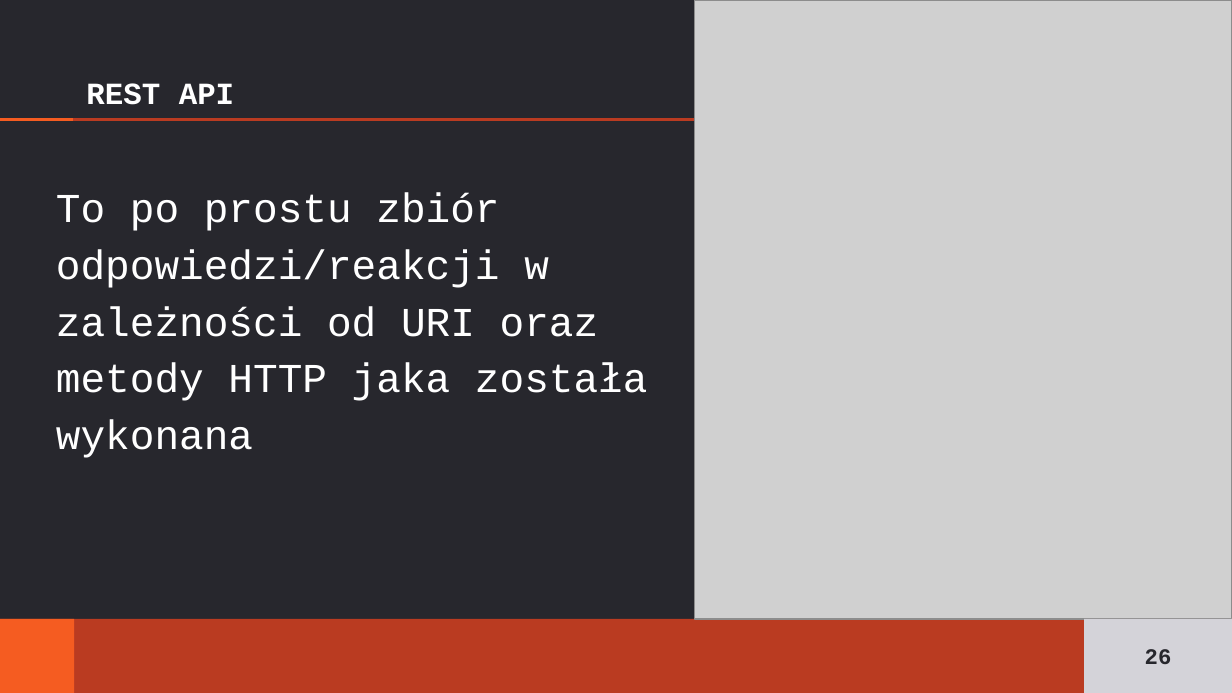
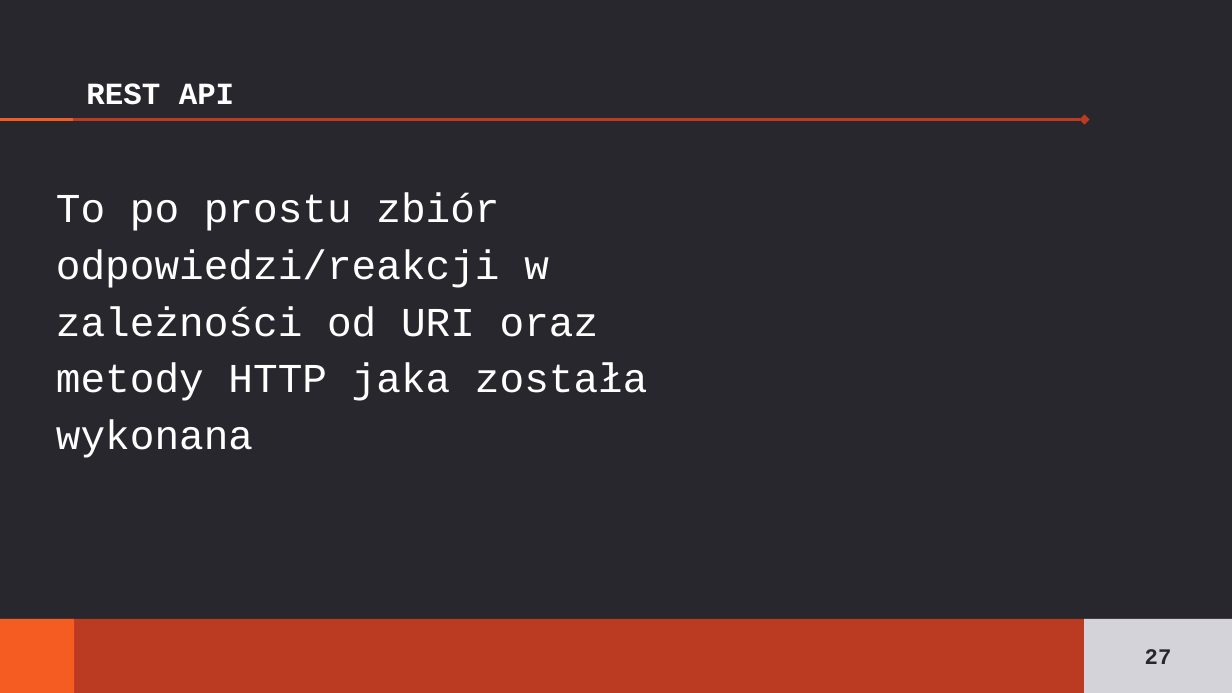
Before and after one commit to zelechowskij/JPWP-odpowiedzi, a slide deck: slide 27 of Zelechowksi_Aledroggo.pptx (slide 26 before the commit). Drawn at 1232x693 pixels with LibreOffice and Linux fonts; fonts in the diff are those of the drawing; grey boxes stand for pictures. Boxes give left, top, right and bottom in pixels: in the first picture for what was removed or moved away, otherwise in the second. Text is boxed around its words. In the diff, an @@ line names an element or a change of style, - is before the commit and + after.

```diff
--- a/Zelechowksi_Aledroggo.pptx
+++ b/Zelechowksi_Aledroggo.pptx
@@ picture removed at box(695, 0, 1232, 618) @@
@@ page number at box(1145, 649, 1172, 664): text changed @@
-26
+27
```
Also in this commit, not shown: 10 other slides changed, 3 slides added, 1 slide removed.
